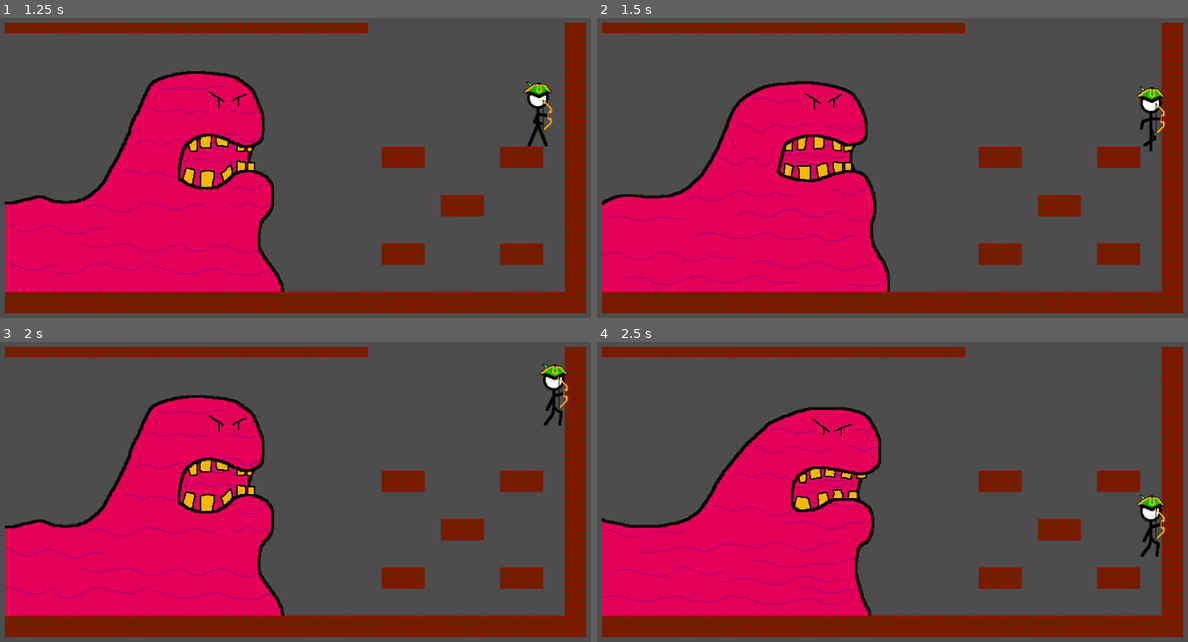
Above: before the commit, frames 1-4 (two rows, left to right).
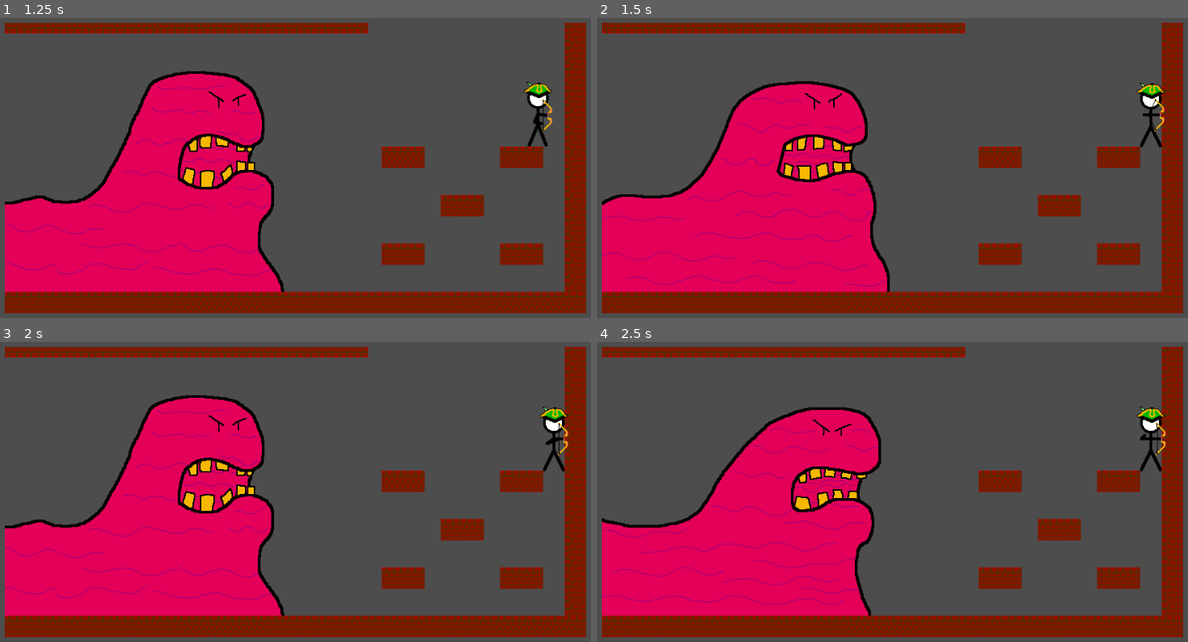
Above: after the commit, the same moments.

Repository: Aelern/AlphaWare
Game: Godot game, scene res://Levels/microgame_manager.tscn
The game is run twice, just before and just after one commit, with the same random seed, the same clock (stepped at 60 frames per second) and the same inputs.
Inputs:
- Up to frame 1 (1.25 s): hold Right (right) from 0.53 s (still down); tap Space (action) at 0.6 s; tap Up (up) at 0.77 s; tap Ctrl (action2) at 0.8 s
- Up to frame 2 (1.5 s): keep holding Right (right); tap Ctrl (action2) at 1.35 s
- Up to frame 3 (2 s): keep holding Right (right); tap Up (up) at 1.52 s; tap Space (action) at 1.55 s
- Up to frame 4 (2.5 s): release Right (right) at 2.03 s; hold Left (left) from 2.03 s (still down); tap Space (action) at 2.1 s; tap Ctrl (action2) at 2.3 s

Frame 1 is identical in both runs. In frame 2, 0.6% of the frame differs, in the area x 91-97%, y 21-45%; in frame 3, 0.9%; in frame 4, 1.0%, in the area x 91-97%, y 21-72%.

Commit message:
Starting attack functionality

Diff:
--- a/Actors/Maple/arrow.gd
+++ b/Actors/Maple/arrow.gd
@@ -4,9 +4,11 @@
 @onready var animated_sprite = $AnimatedSprite2D
 
 var target: Node2D
+var target_offset: Vector2
 var range:float = 600.0
 var speed = 400
 var moving = false
+var damage = 0
 
 func _ready() -> void:
 	animated_sprite.animation_finished.connect(animation_manager)
@@ -29,4 +31,5 @@
 		moving = true
 	elif animated_sprite.animation == "default":
 		animated_sprite.play("impact")
+		moving = false
 		animated_sprite.animation_finished.connect(queue_free)
--- a/Actors/Maple/arrow.tscn
+++ b/Actors/Maple/arrow.tscn
@@ -1,7 +1,8 @@
-[gd_scene load_steps=13 format=3 uid="uid://bwxmkusnxalb3"]
+[gd_scene load_steps=14 format=3 uid="uid://bwxmkusnxalb3"]
 
 [ext_resource type="Script" uid="uid://c52imcp8881sn" path="res://Actors/Maple/arrow.gd" id="1_2lsuf"]
 [ext_resource type="Texture2D" uid="uid://bpa7hobae582e" path="res://Assets/arrow.png" id="1_gyjr5"]
+[ext_resource type="Script" uid="uid://dhi7jl4m0bqmc" path="res://Components/hitbox_component.gd" id="3_4uv0w"]
 
 [sub_resource type="AtlasTexture" id="AtlasTexture_gyjr5"]
 atlas = ExtResource("1_gyjr5")
@@ -93,3 +94,9 @@
 autoplay = "appear"
 frame = 2
 frame_progress = 1.0
+
+[node name="HitboxComponent" type="Area2D" parent="."]
+collision_layer = 0
+collision_mask = 4
+script = ExtResource("3_4uv0w")
+metadata/_custom_type_script = "uid://dhi7jl4m0bqmc"
--- a/Actors/Maple/bowman.gd
+++ b/Actors/Maple/bowman.gd
@@ -2,6 +2,7 @@
 extends CharacterBody2D
 
 @onready var animated_sprite = $AnimatedSprite2D
+@onready var targetbox = $TargetboxComponent
 
 @export var top_speed = 175
 @export var acceleration = 2000
@@ -29,8 +30,7 @@
 	move_and_slide()
 
 func grounded_state(delta: float):
-	if not is_on_floor():
-		player_state = States.AIR
+
 	var dir = 0
 	if Input.is_action_pressed("left"):
 		dir = dir - 1
@@ -43,10 +43,12 @@
 		if dir == 1 and not facing_right:
 			facing_right = true
 			animated_sprite.flip_h = false
+			targetbox.scale = Vector2(1, 1)
 			own_speed.x = clamp(own_speed.x + deceleration * dir * delta, top_speed * -1, top_speed)
 		elif dir == -1 and facing_right:
 			facing_right = false
 			animated_sprite.flip_h = true
+			targetbox.scale = Vector2(-1, 1)
 			own_speed.x = clamp(own_speed.x + deceleration * dir * delta, top_speed * -1, top_speed)
 	else:
 		if animated_sprite.animation == "walk":
@@ -55,10 +57,16 @@
 			own_speed.x = clamp(own_speed.x - deceleration * delta, 0, top_speed)
 		elif own_speed.x < 0:
 			own_speed.x = clamp(own_speed.x + deceleration * delta, top_speed * -1, 0)
-	if Input.is_action_just_pressed("action"):
+	if not is_on_floor():
+		player_state = States.AIR
+		animated_sprite.play("jump")
+	elif Input.is_action_just_pressed("action"):
 		own_speed.y = jump_speed * -1
 		player_state = States.AIR
 		animated_sprite.play("jump")
+	elif Input.is_action_just_pressed("action2"):
+		player_state = States.ATTACK
+		animated_sprite.play("shoot")
 
 	velocity = own_speed
 
--- a/Actors/Maple/bowman.tscn
+++ b/Actors/Maple/bowman.tscn
@@ -1,9 +1,10 @@
-[gd_scene load_steps=18 format=3 uid="uid://dtwt4cieh17sy"]
+[gd_scene load_steps=19 format=3 uid="uid://dtwt4cieh17sy"]
 
 [ext_resource type="Script" uid="uid://rx8hkw6n4ayy" path="res://Actors/Maple/bowman.gd" id="1_bly47"]
 [ext_resource type="Script" uid="uid://ccd00snf85m7l" path="res://Components/hurtbox_component.gd" id="3_nahg4"]
 [ext_resource type="Texture2D" uid="uid://dax7c50hvf0u1" path="res://Assets/bowman.png" id="4_e6by0"]
 [ext_resource type="Script" uid="uid://dxm87v2vccskn" path="res://Components/spawner_component.gd" id="4_nahg4"]
+[ext_resource type="Script" uid="uid://banhsx52is1se" path="res://Components/targetbox_component.gd" id="5_e6by0"]
 
 [sub_resource type="RectangleShape2D" id="RectangleShape2D_nahg4"]
 size = Vector2(32, 32)
@@ -123,6 +124,13 @@
 [node name="CollisionShape2D" type="CollisionShape2D" parent="HurtboxComponent"]
 shape = SubResource("CapsuleShape2D_e6by0")
 
+[node name="TargetboxComponent" type="Area2D" parent="."]
+script = ExtResource("5_e6by0")
+metadata/_custom_type_script = "uid://banhsx52is1se"
+
+[node name="CollisionPolygon2D" type="CollisionPolygon2D" parent="TargetboxComponent"]
+polygon = PackedVector2Array(72, -16, 480, -96, 480, 96, 72, 32)
+
 [node name="ArrowSpawner" type="Node2D" parent="."]
 position = Vector2(-24, 0)
 script = ExtResource("4_nahg4")
@@ -130,8 +138,6 @@
 
 [node name="AnimatedSprite2D" type="AnimatedSprite2D" parent="."]
 sprite_frames = SubResource("SpriteFrames_s5hh6")
-animation = &"walk"
 autoplay = "default"
-frame_progress = 0.147769
 
 [node name="AnimationPlayer" type="AnimationPlayer" parent="."]
--- /dev/null
+++ b/Components/targetbox_component.gd
@@ -0,0 +1,10 @@
+class_name TargetboxComponent
+extends Area2D
+
+signal target_acquired(hurtbox)
+
+func get_targets():
+	monitoring = true
+	var targets = get_overlapping_areas()
+	monitoring = false
+	return targets
Not shown, added: Components/targetbox_component.gd.uid
